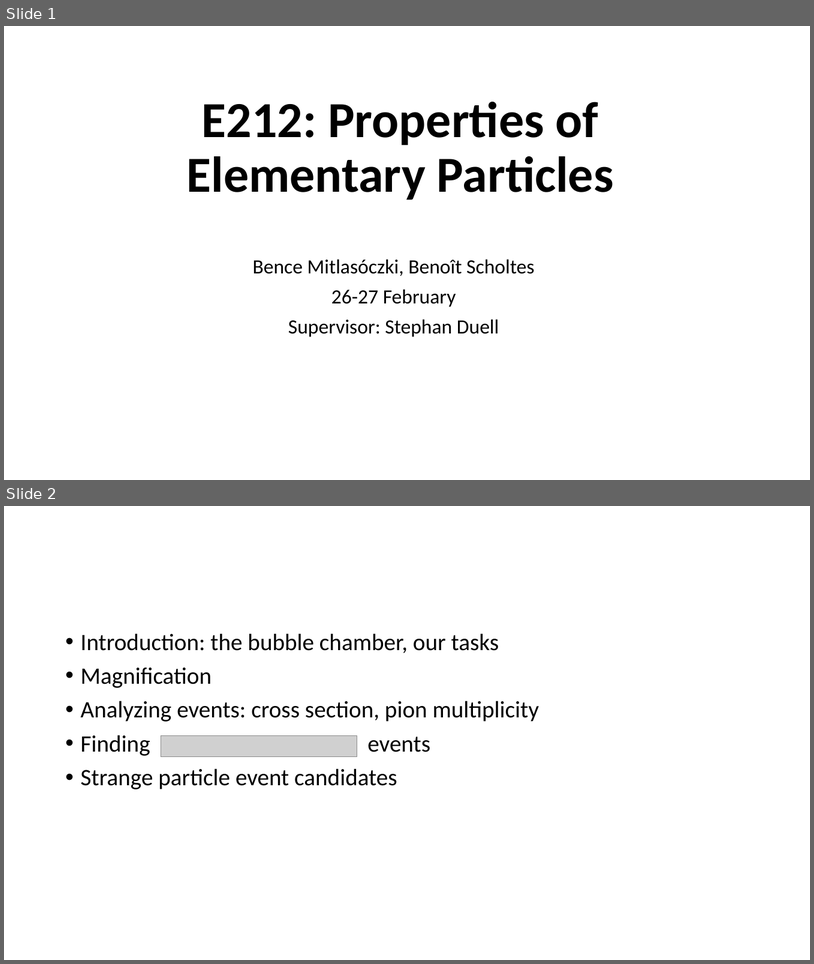
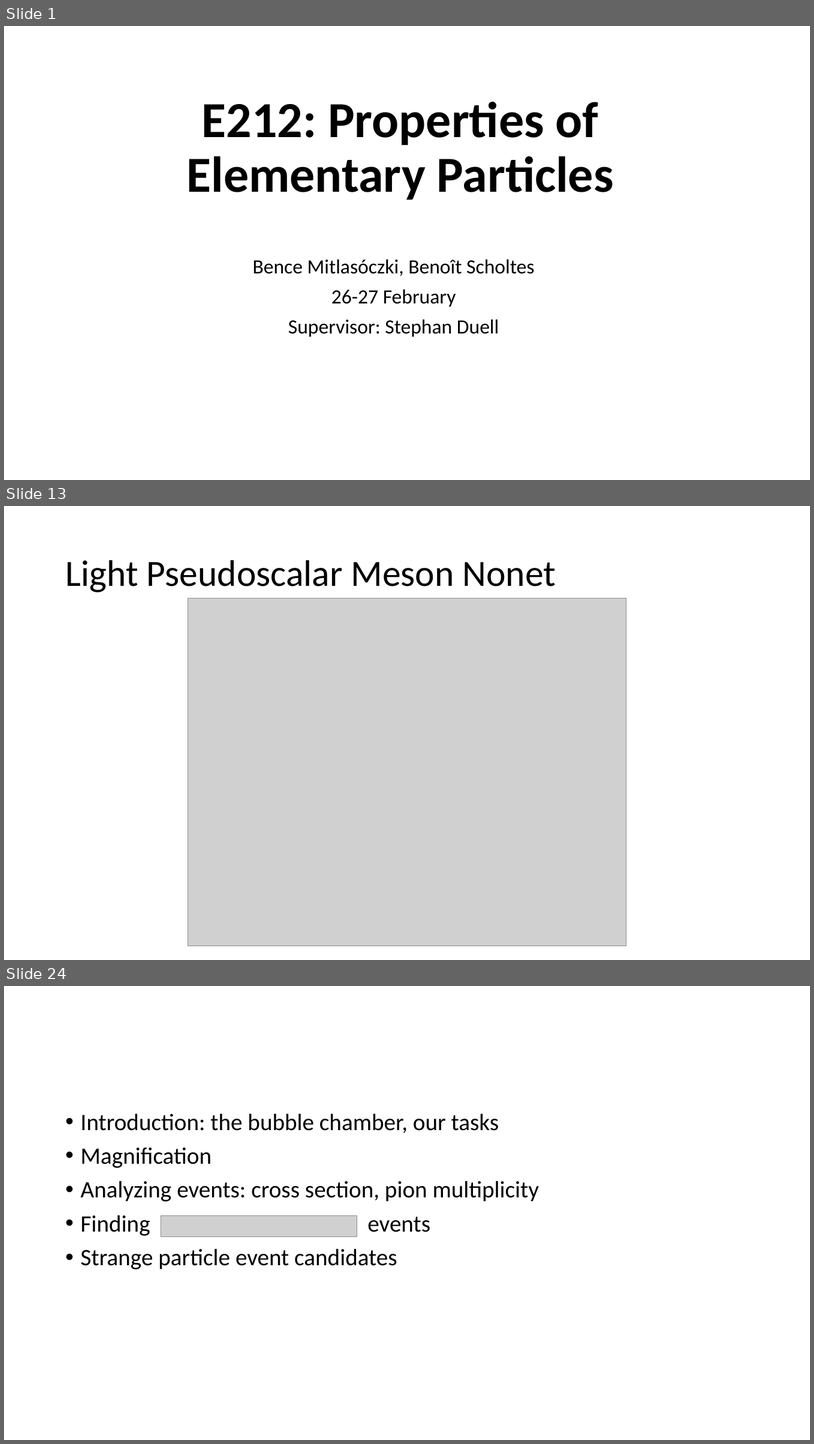
Before and after one commit to mitlabence/Lab18, a slide deck: Presentation/E212.pptx. Shown one above the other, each under a label of ours: slides 1 and 2 before the commit, slides 1, 13 and 24 after it; the slides between them are not shown. The pictures are 814x964 and 814x1444 pixels, drawn with LibreOffice and Linux fonts; fonts in the diff are those of the drawing; grey boxes stand for pictures. Boxes give left, top, right and bottom in pixels: in the first picture for what was removed or moved away, otherwise in the second. Text is boxed around its words. In the diff, an @@ line names an element or a change of style, - is before the commit and + after.

```diff
--- a/Presentation/E212.pptx
+++ b/Presentation/E212.pptx
@@ slide 13 added at <box>4,506,810,960</box>, background #FFFFFF @@
@@ title added at <box>65,560,556,592</box>, 44 pt, text #000000 @@
+Light Pseudoscalar Meson Nonet
@@ picture added at <box>188,598,626,945</box> @@
@@ what was slide 2 is now slide 24 @@
```
Also in this commit, not shown: 3 slides changed, 29 other slides added, 15 other files.
